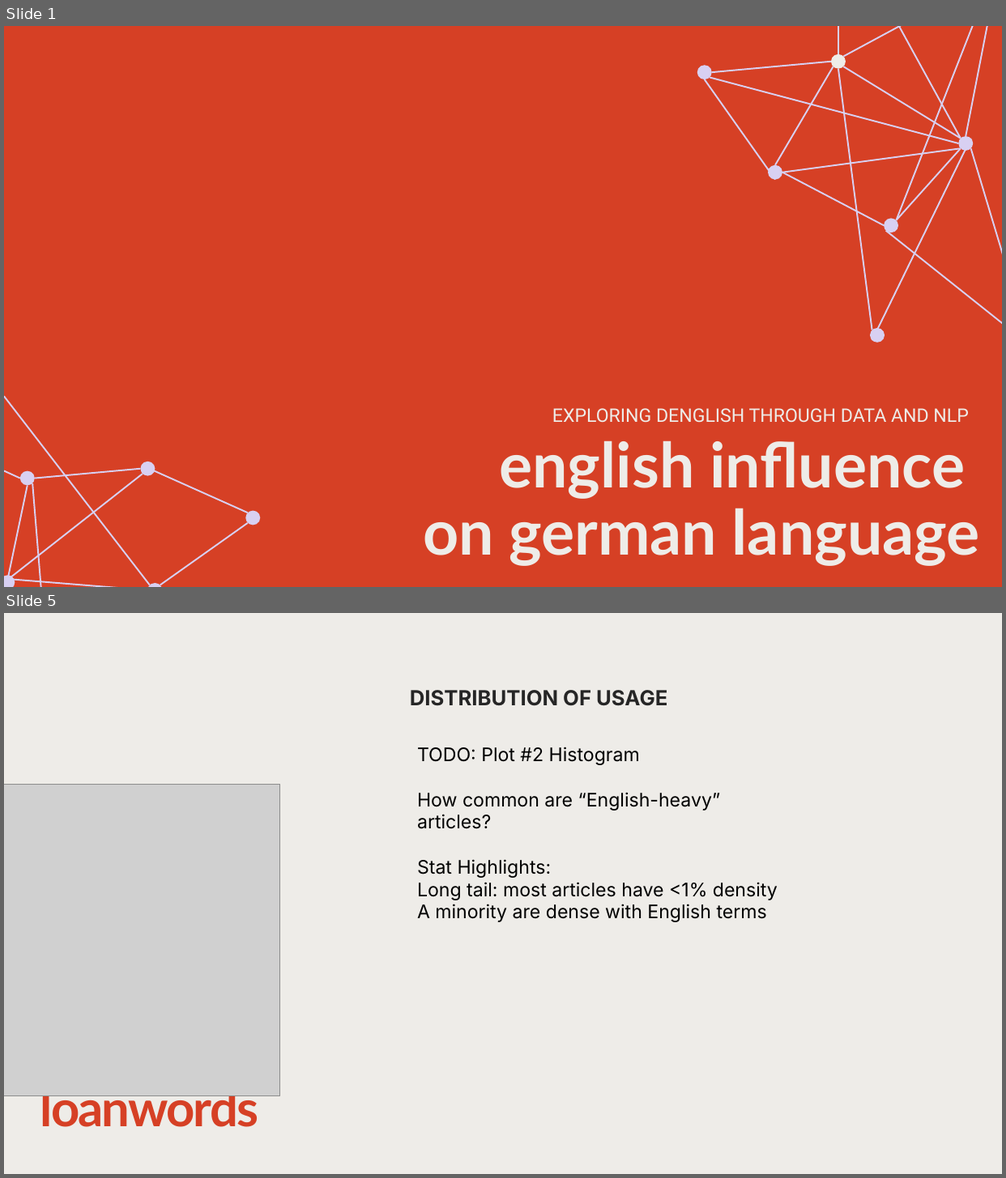
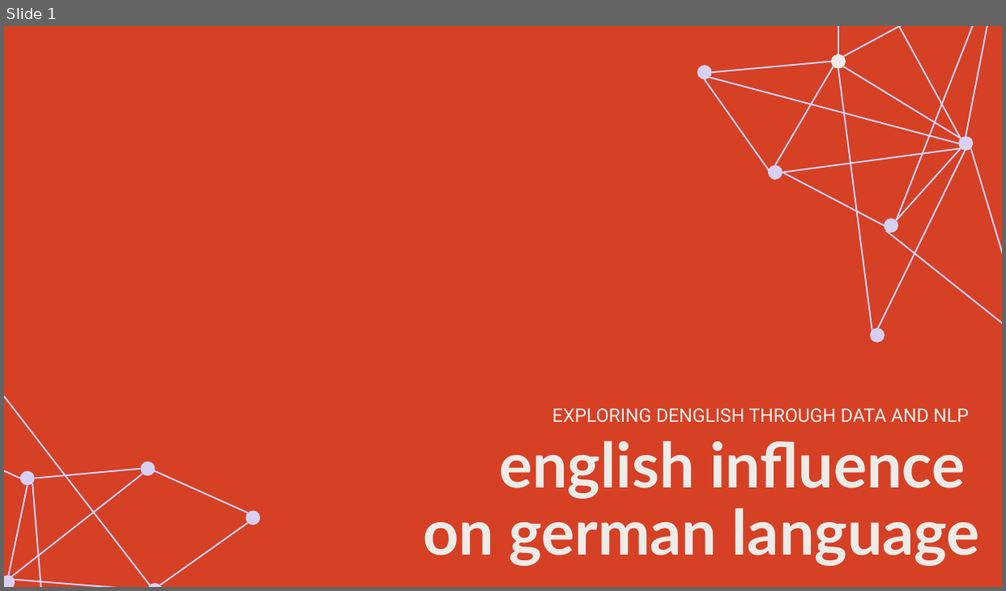
Before and after one commit to halfpintutopia/DA-deutsch-englisch-einfluss, a slide deck: DA_Final_Presentation.pptx. Shown one above the other, each under a label of ours: slides 1 and 5 before the commit, slide 1 after it; the slides between them are not shown. The pictures are 1006x1178 and 1006x591 pixels, drawn with LibreOffice and Linux fonts; fonts in the diff are those of the drawing; grey boxes stand for pictures. Boxes give left, top, right and bottom in pixels: in the first picture for what was removed or moved away, otherwise in the second. Text is boxed around its words. In the diff, an @@ line names an element or a change of style, - is before the commit and + after.

```diff
--- a/DA_Final_Presentation.pptx
+++ b/DA_Final_Presentation.pptx
@@ slide 5 removed at [4, 613, 1002, 1174], background #EEECE8 @@
@@ text removed at [410, 690, 667, 706] @@
-DISTRIBUTION OF USAGE
@@ text removed at [417, 747, 778, 922] @@
-TODO: Plot #2 Histogram
-How common are “English-heavy” articles?
-Stat Highlights:
-Long tail: most articles have <1% density
-A minority are dense with English terms
@@ picture removed at [4, 785, 280, 1097] @@
@@ title removed at [40, 1096, 258, 1127] @@
-loanwords
```
Also in this commit, not shown: 4 slides changed, 6 slides added, 6 other slides removed.
